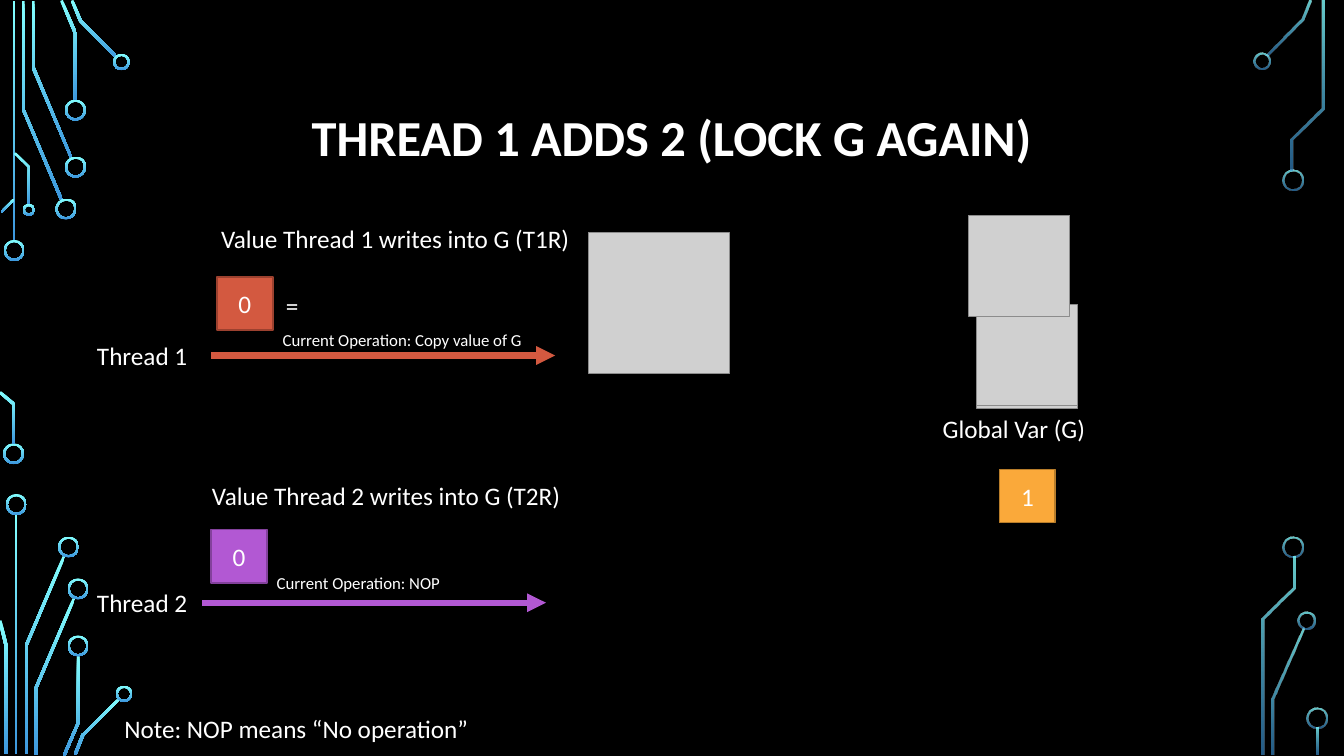
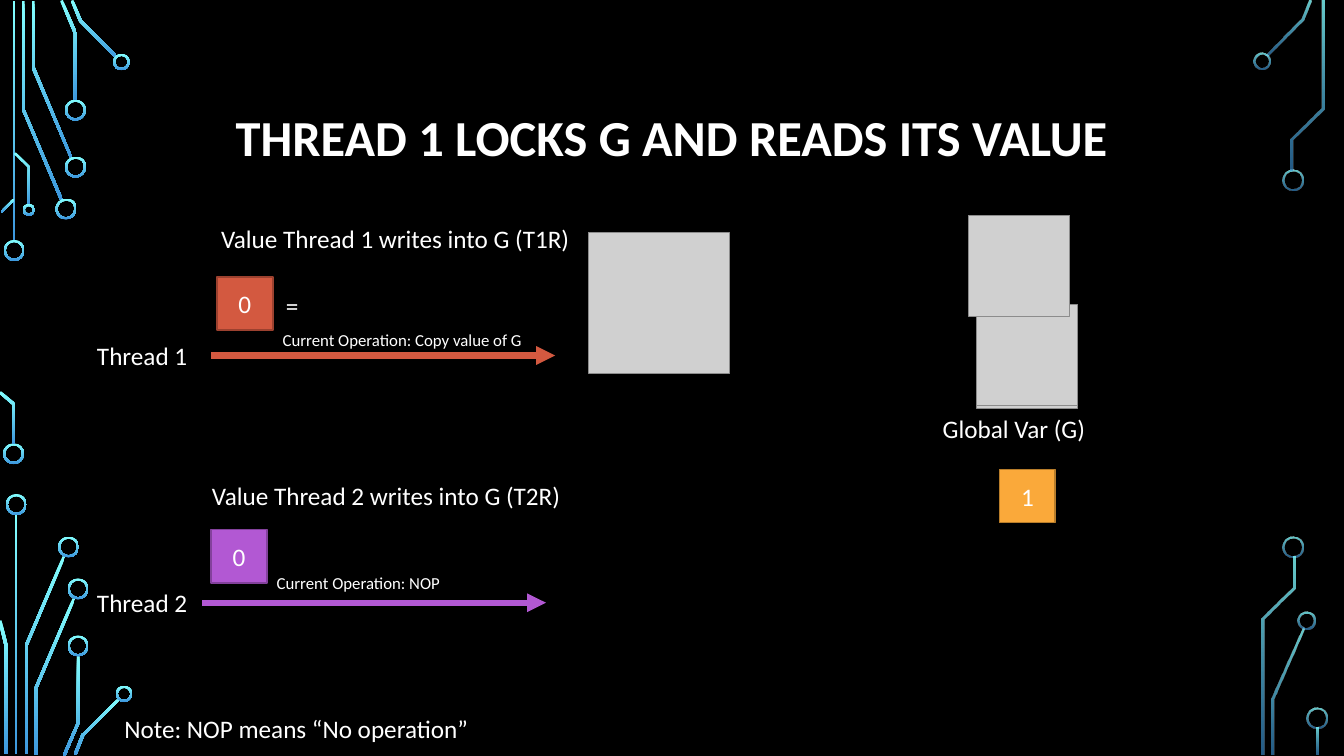
Before and after one commit to psypdt/Advanced_Summer_Course, a slide deck: slide 41 of Day3/Day_3.pptx. Drawn at 1344x756 pixels with LibreOffice and Linux fonts; fonts in the diff are those of the drawing; grey boxes stand for pictures; background and template pictures are left out. Boxes give left, top, right and bottom in pixels: in the first picture for what was removed or moved away, otherwise in the second. Text is boxed around its words. In the diff, an @@ line names an element or a change of style, - is before the commit and + after.

```diff
--- a/Day3/Day_3.pptx
+++ b/Day3/Day_3.pptx
@@ title at (x1=236, y1=123, x2=1107, y2=157): text changed @@
-THREAD 1 ADDS 2 (LOCK G AGAIN)
+THREAD 1 LOCKS G AND READS ITS VALUE
```
Also in this commit, not shown: 26 other slides changed, 1 slide added, 1 slide removed.
